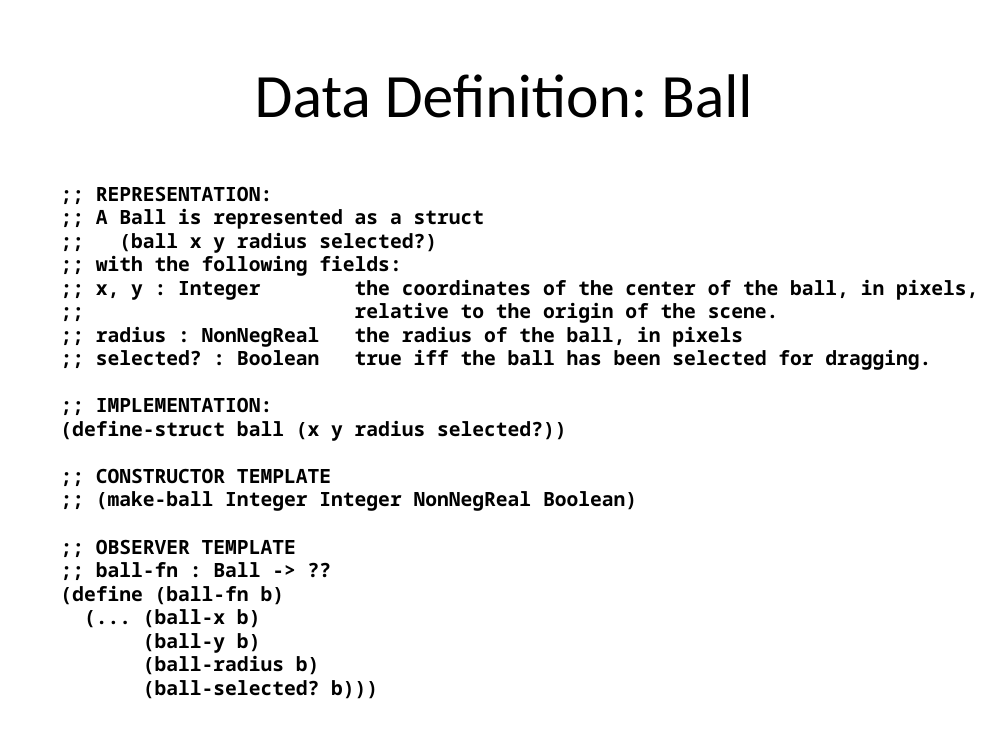
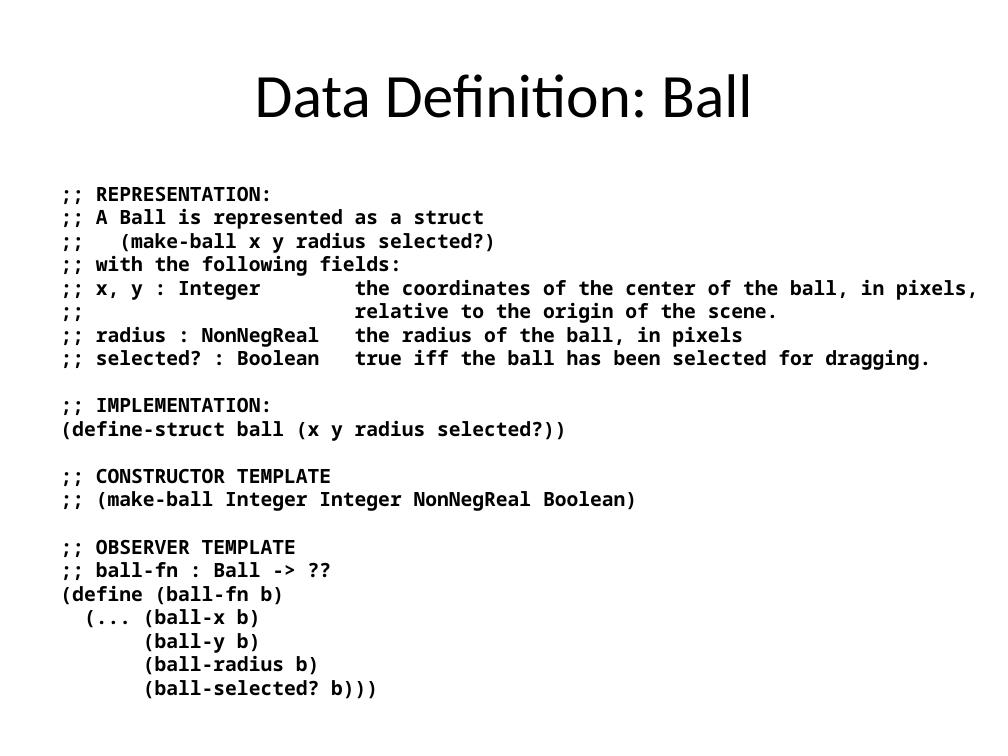
Before and after one commit to mwand/cs5010f17, a slide deck: slide 10 of Slides/Lesson 2.3 Examining More than One Value.pptx. Drawn at 1008x756 pixels with LibreOffice and Linux fonts; fonts in the diff are those of the drawing. Boxes give left, top, right and bottom in pixels: in the first picture for what was removed or moved away, otherwise in the second. Text is boxed around its words. In the diff, an @@ line names an element or a change of style, - is before the commit and + after.

```diff
--- a/Slides/Lesson 2.3 Examining More than One Value.pptx
+++ b/Slides/Lesson 2.3 Examining More than One Value.pptx
@@ text at box(119, 233, 496, 253): text changed @@
-;; (ball x y radius selected?)
+;; (make-ball x y radius selected?)
```
Also in this commit, not shown: 2 other files.
